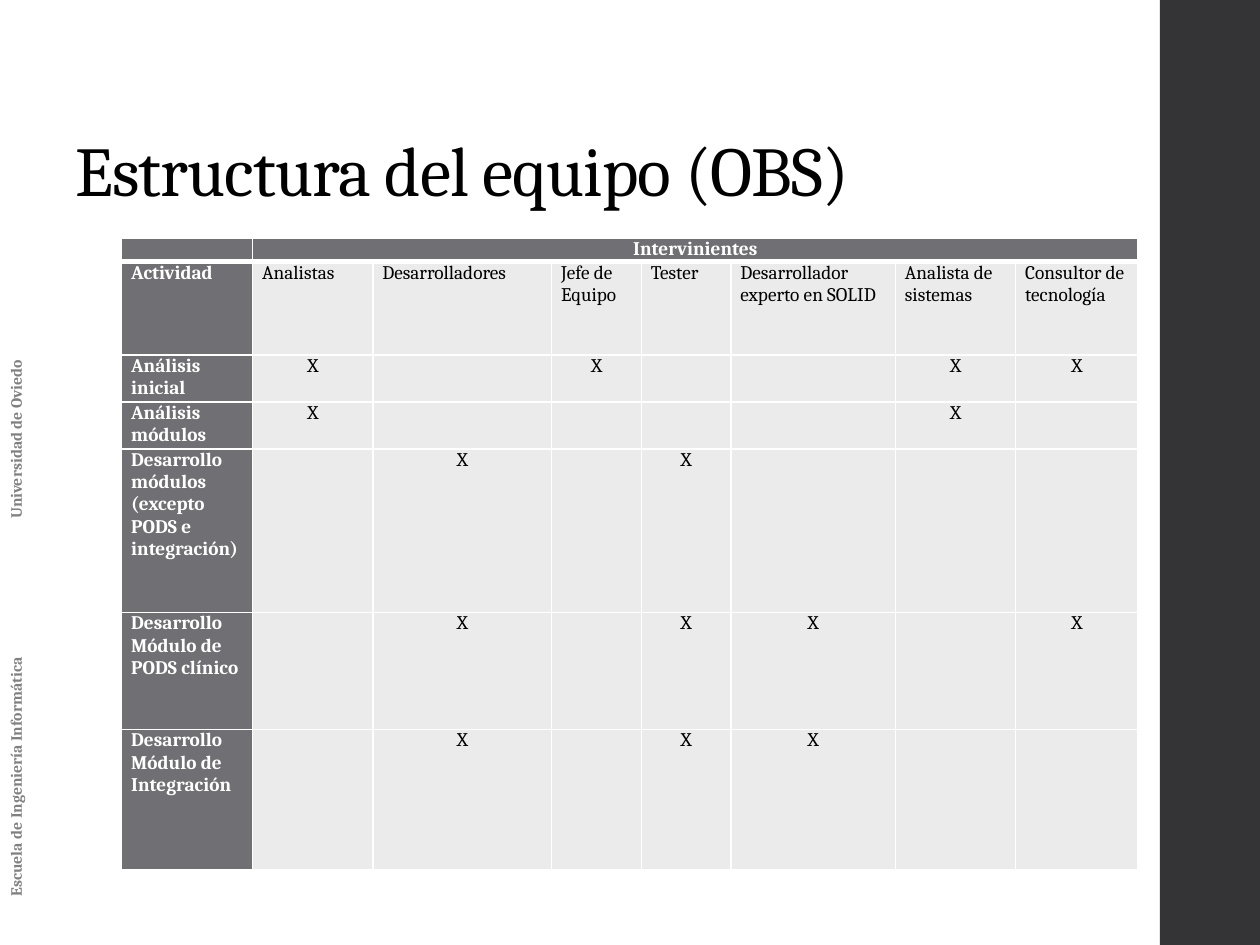
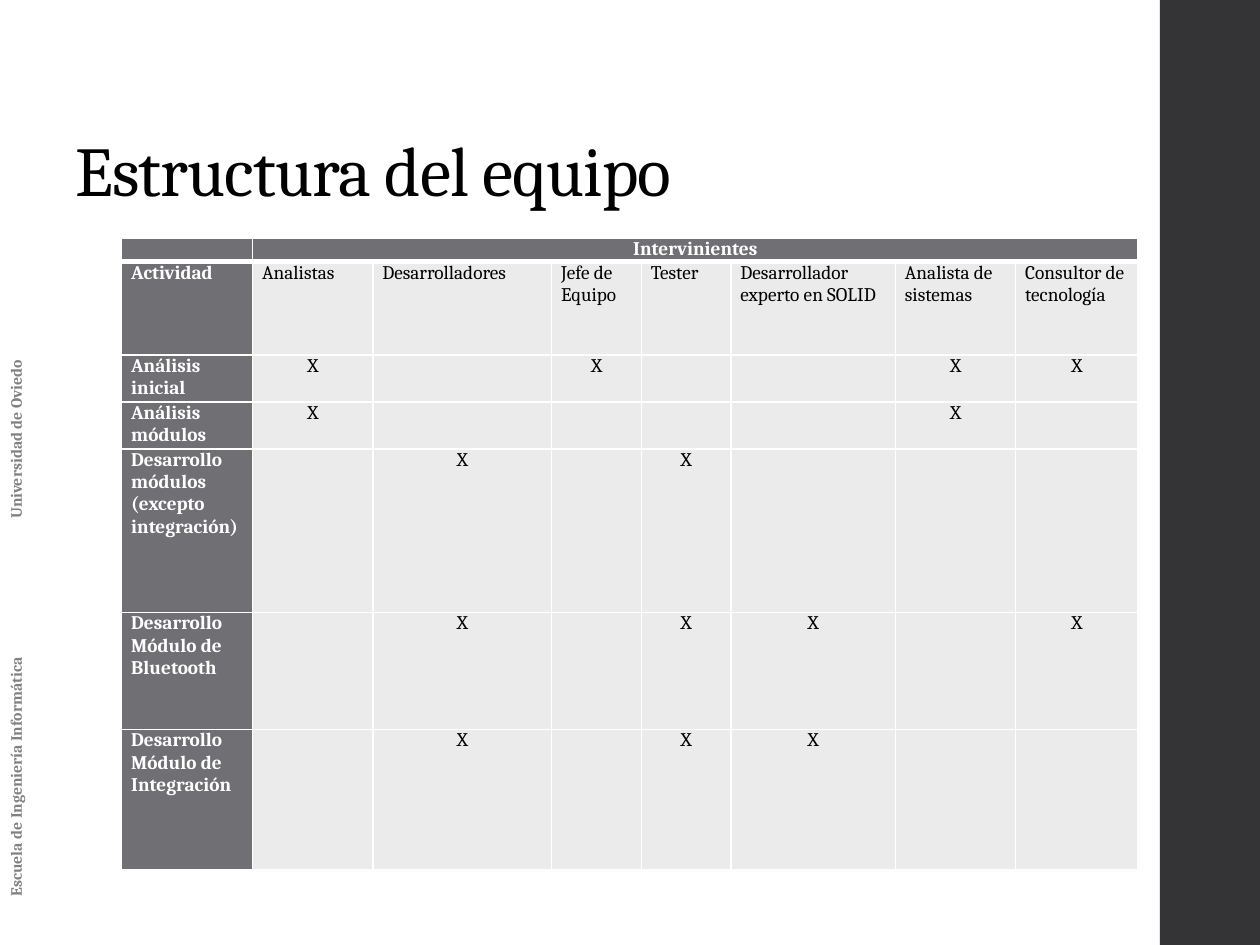
Before and after one commit to alexl0/tfg, a slide deck: slide 6 of Documentation/Archivos adjuntos/Planificacion del proyecto.pptx. Drawn at 1260x945 pixels with LibreOffice and Linux fonts; fonts in the diff are those of the drawing. Boxes give left, top, right and bottom in pixels: in the first picture for what was removed or moved away, otherwise in the second. Text is boxed around its words. In the diff, an @@ line names an element or a change of style, - is before the commit and + after.

```diff
--- a/Documentation/Archivos adjuntos/Planificacion del proyecto.pptx
+++ b/Documentation/Archivos adjuntos/Planificacion del proyecto.pptx
@@ title at (76, 147, 672, 211): text changed @@
-Estructura del equipo (OBS)
+Estructura del equipo
@@ table at (122, 238, 1138, 869) @@
-row 5, column 1: Desarrollo módulos (excepto PODS e integración)
+row 5, column 1: Desarrollo módulos (excepto integración)
-row 6, column 1: Desarrollo Módulo de PODS clínico
+row 6, column 1: Desarrollo Módulo de Bluetooth
```
Also in this commit, not shown: 16 other slides changed, 2 slides removed.
